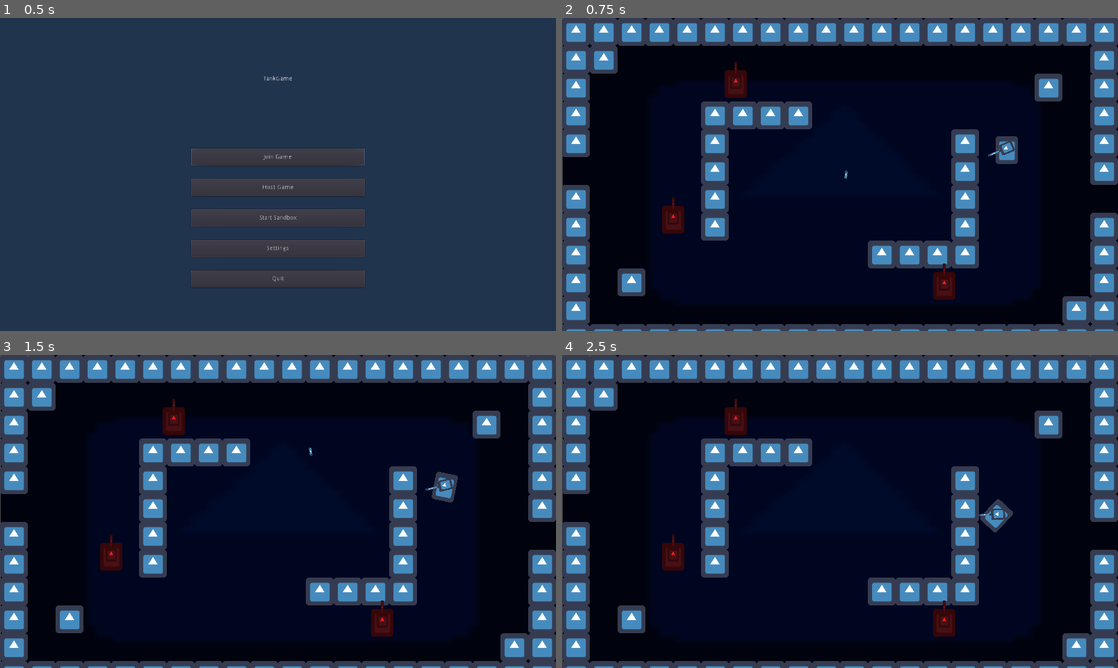
Above: before the commit, frames 1-4 (two rows, left to right).
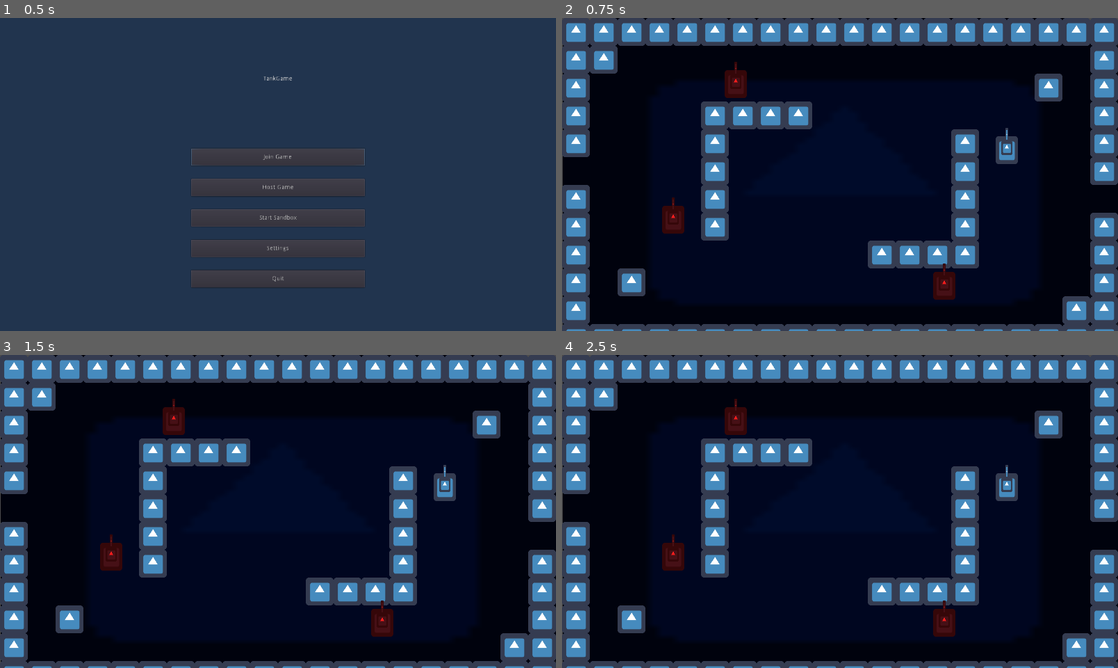
Above: after the commit, the same moments.

Repository: Stefan-Horst/TankGame
Game: Godot game, scene res://main.tscn
The game is run twice, just before and just after one commit, with the same random seed, the same clock (stepped at 60 frames per second) and the same inputs. The engine's default icon, where the game draws it, is replaced by a stand-in: a white triangle on a blue panel in a dark square.
Inputs (mouse positions are in pixels of both pictures, inside the frame that each line leads up to):
- Up to frame 1 (0.5 s): no input
- Up to frame 2 (0.75 s): click "Start Sandbox" at 0.5 s
- Up to frame 3 (1.5 s): tap Enter at 1.25 s; move the mouse to (400, 495) at 1.27 s; hold Right (ui_right) from 1.28 s (still down)
- Up to frame 4 (2.5 s): tap Space (ui_select) at 1.52, 2.27 s; move the mouse to (728, 527) at 2.02 s; release Right (ui_right) at 2.03 s; hold Down (ui_down) from 2.03 s (still down)

Frame 1 is identical in both runs. In frame 2, 0.1% of the frame differs, in the area x 50-82%, y 35-52%; in frame 3, 0.2%; in frame 4, 0.7%, in the area x 75-82%, y 35-57%.

Commit message:
Pause game node when in menus

Diff:
--- a/main.gd
+++ b/main.gd
@@ -8,6 +8,9 @@
 
 
 func _ready():
+	get_tree().paused = true
+	#game.pause_mode = Node.PAUSE_MODE_STOP
+	#game.get_node("Player").pause_mode = Node.PAUSE_MODE_STOP
 	menu_main.btn_join_game.grab_focus()
 
 
--- a/main.tscn
+++ b/main.tscn
@@ -12,12 +12,15 @@
 [ext_resource path="res://menus/lobby/lobby.tscn" type="PackedScene" id=10]
 
 [node name="Main" type="Node"]
+pause_mode = 2
 script = ExtResource( 5 )
 
 [node name="Game" parent="." instance=ExtResource( 2 )]
+pause_mode = 1
 visible = false
 
 [node name="Menus" type="Control" parent="."]
+pause_mode = 2
 anchor_right = 1.0
 anchor_bottom = 1.0
 script = ExtResource( 1 )
--- a/scripts/globals.gd
+++ b/scripts/globals.gd
@@ -19,6 +19,8 @@
 
 
 func _ready():
+	# set pause mode for children to inherit it and still process if tree is paused
+	pause_mode = Node.PAUSE_MODE_PROCESS
 	init_ip_address()
 
 
